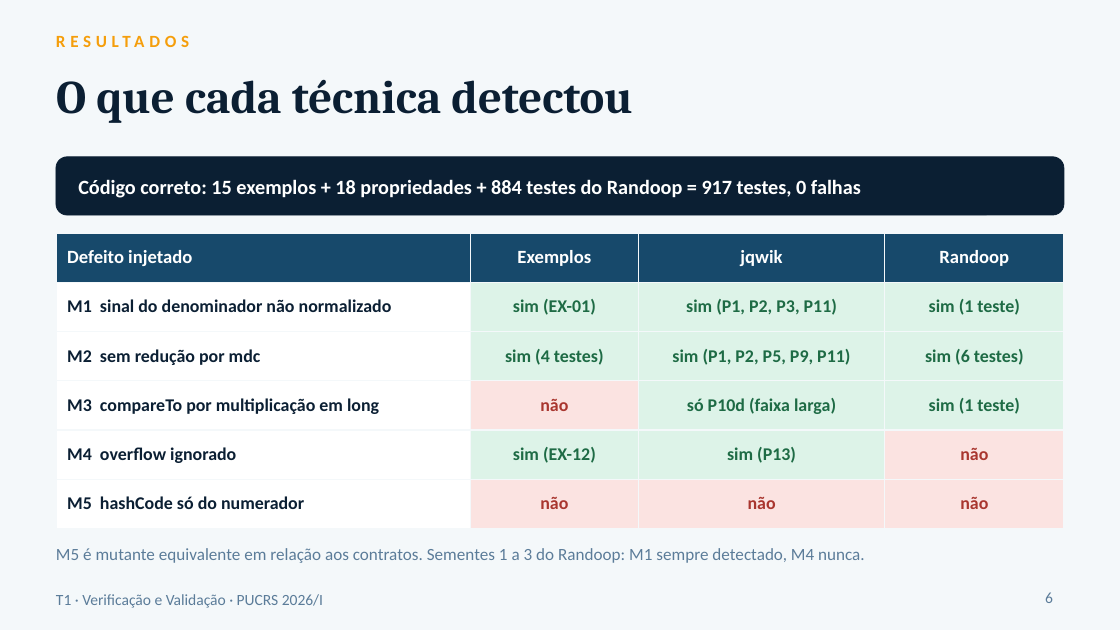
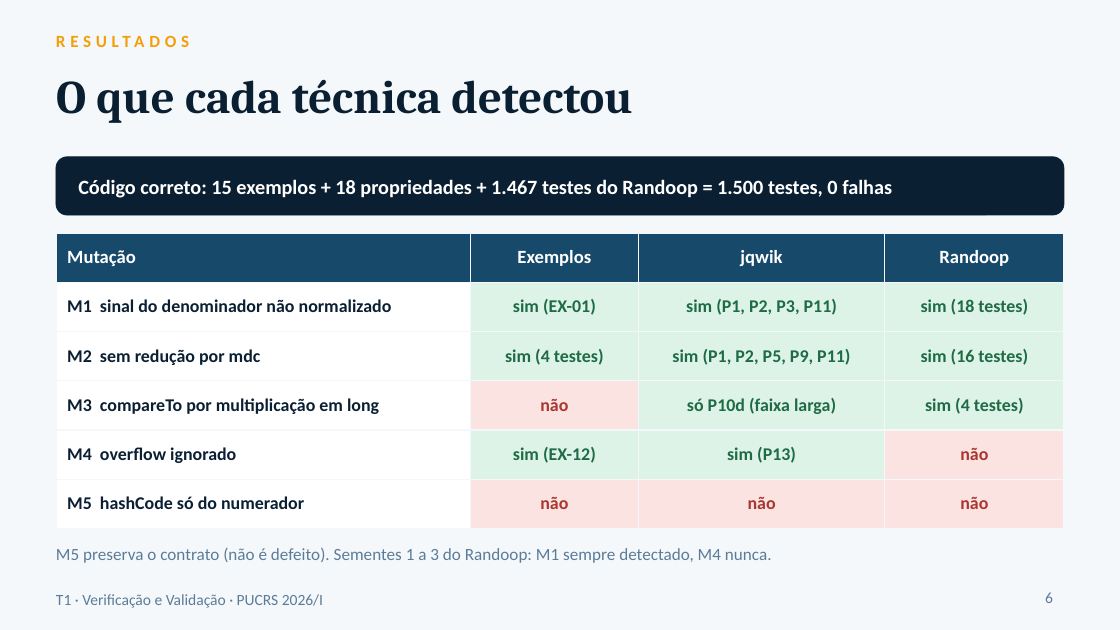
Before and after one commit to theeduardohoffmann/fraction-lab, a slide deck: slide 6 of apresentacao/apresentacao.pptx. Drawn at 1120x630 pixels with LibreOffice and Linux fonts; fonts in the diff are those of the drawing. Boxes give left, top, right and bottom in pixels: in the first picture for what was removed or moved away, otherwise in the second. Text is boxed around its words. In the diff, an @@ line names an element or a change of style, - is before the commit and + after.

```diff
--- a/apresentacao/apresentacao.pptx
+++ b/apresentacao/apresentacao.pptx
@@ text at (78,179,892,198): text changed @@
-Código correto: 15 exemplos + 18 propriedades + 884 testes do Randoop = 917 testes, 0 falhas
+Código correto: 15 exemplos + 18 propriedades + 1.467 testes do Randoop = 1.500 testes, 0 falhas
@@ table at (56,233,1064,513) @@
-row 1, column 1: Defeito injetado
+row 1, column 1: Mutação
-row 2, column 4: sim (1 teste)
+row 2, column 4: sim (18 testes)
-row 3, column 4: sim (6 testes)
+row 3, column 4: sim (16 testes)
-row 4, column 4: sim (1 teste)
+row 4, column 4: sim (4 testes)
@@ text at (56,548,772,563): text changed @@
-M5 é mutante equivalente em relação aos contratos. Sementes 1 a 3 do Randoop: M1 sempre detectado, M4 nunca.
+M5 preserva o contrato (não é defeito). Sementes 1 a 3 do Randoop: M1 sempre detectado, M4 nunca.
```
Also in this commit, not shown: 4 other slides changed, 7 other files.
